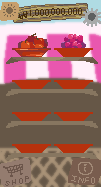
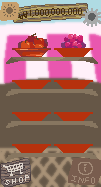
Layer changes from the first 101px x 187px image to the second:
painted on "shopicon" over [3, 163, 29, 186]
painted on "shop" over [0, 158, 31, 187]
